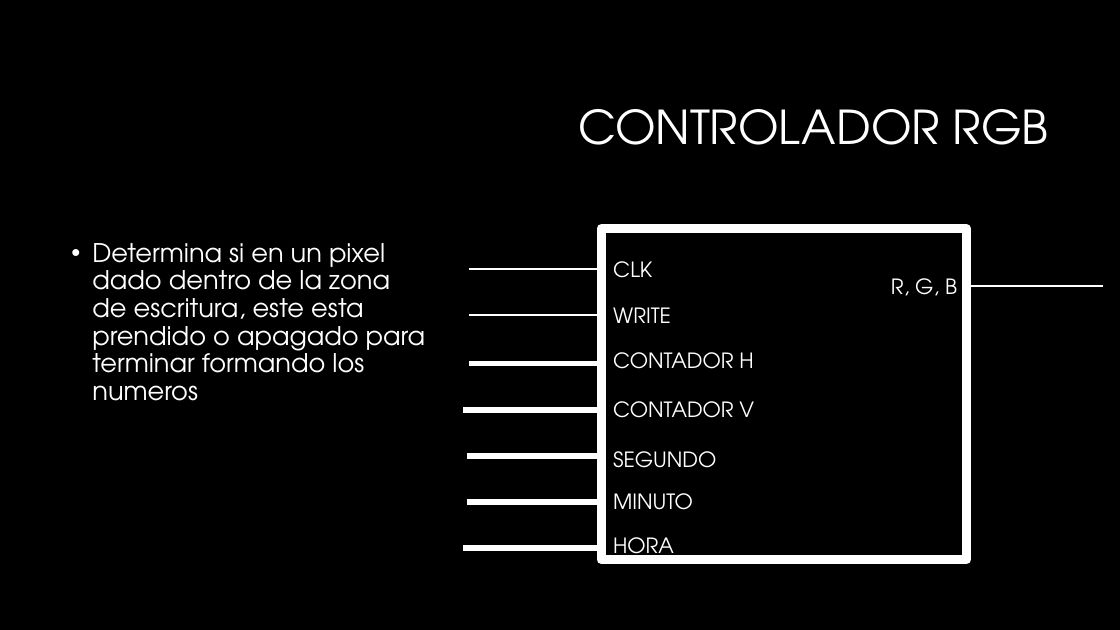
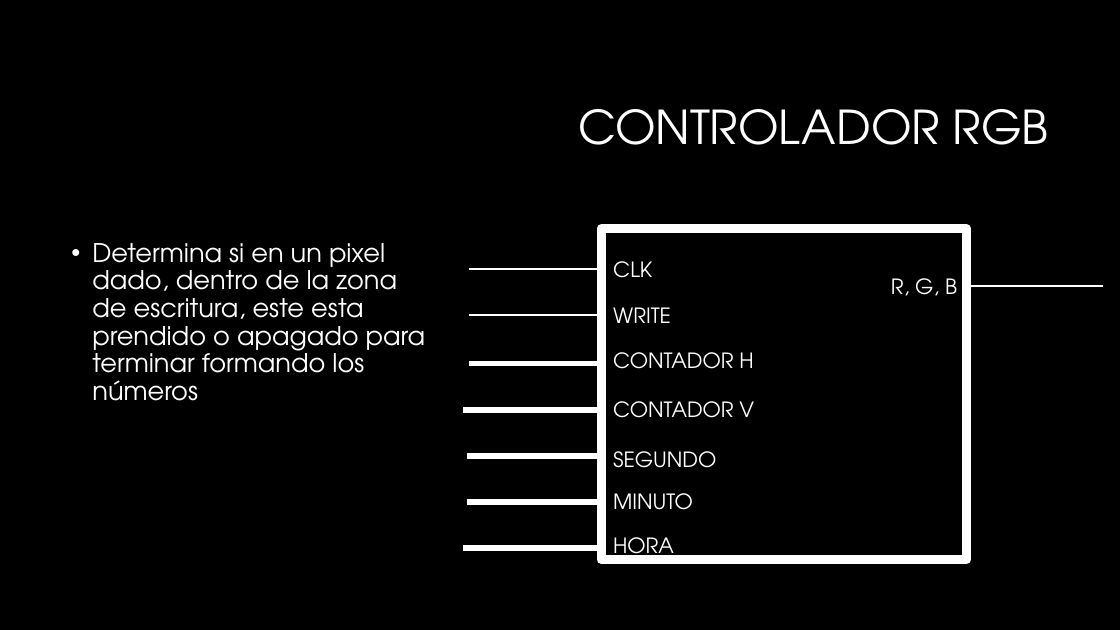
Before and after one commit to ITBA-E3-2018/tpf-team-1, a slide deck: slide 7 of Presentacion electro III.pptx (slide 8 before the commit). Drawn at 1120x630 pixels with LibreOffice and Linux fonts; fonts in the diff are those of the drawing; background and template pictures are left out. Boxes give left, top, right and bottom in pixels: in the first picture for what was removed or moved away, otherwise in the second. Text is boxed around its words. In the diff, an @@ line names an element or a change of style, - is before the commit and + after.

Commit message:
presentacion

```diff
--- a/Presentacion electro III.pptx
+++ b/Presentacion electro III.pptx
@@ text at (92, 243, 425, 401): text changed @@
-• Determina si en un pixel dado dentro de la zona de escritura, este esta prendido o apagado para terminar formando los numeros
+• Determina si en un pixel dado, dentro de la zona de escritura, este esta prendido o apagado para terminar formando los números
```
Also in this commit, not shown: 5 other slides changed.
